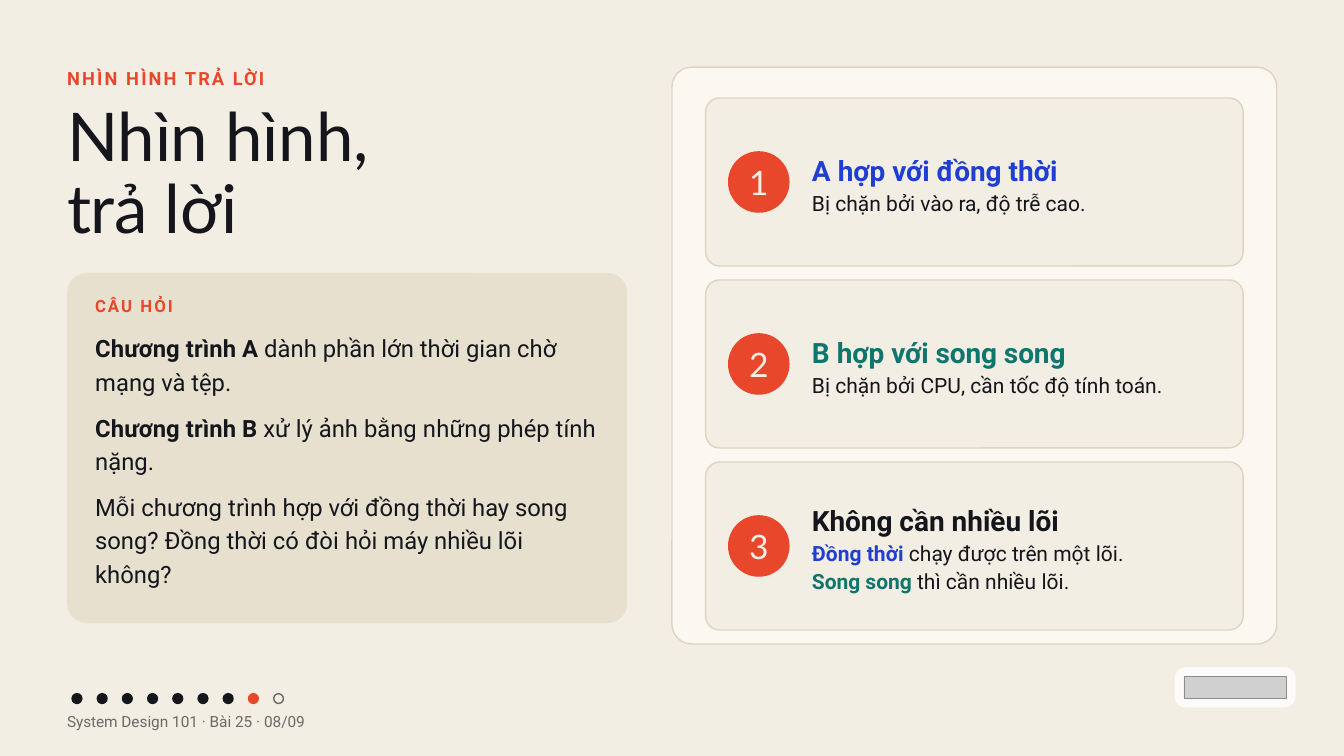
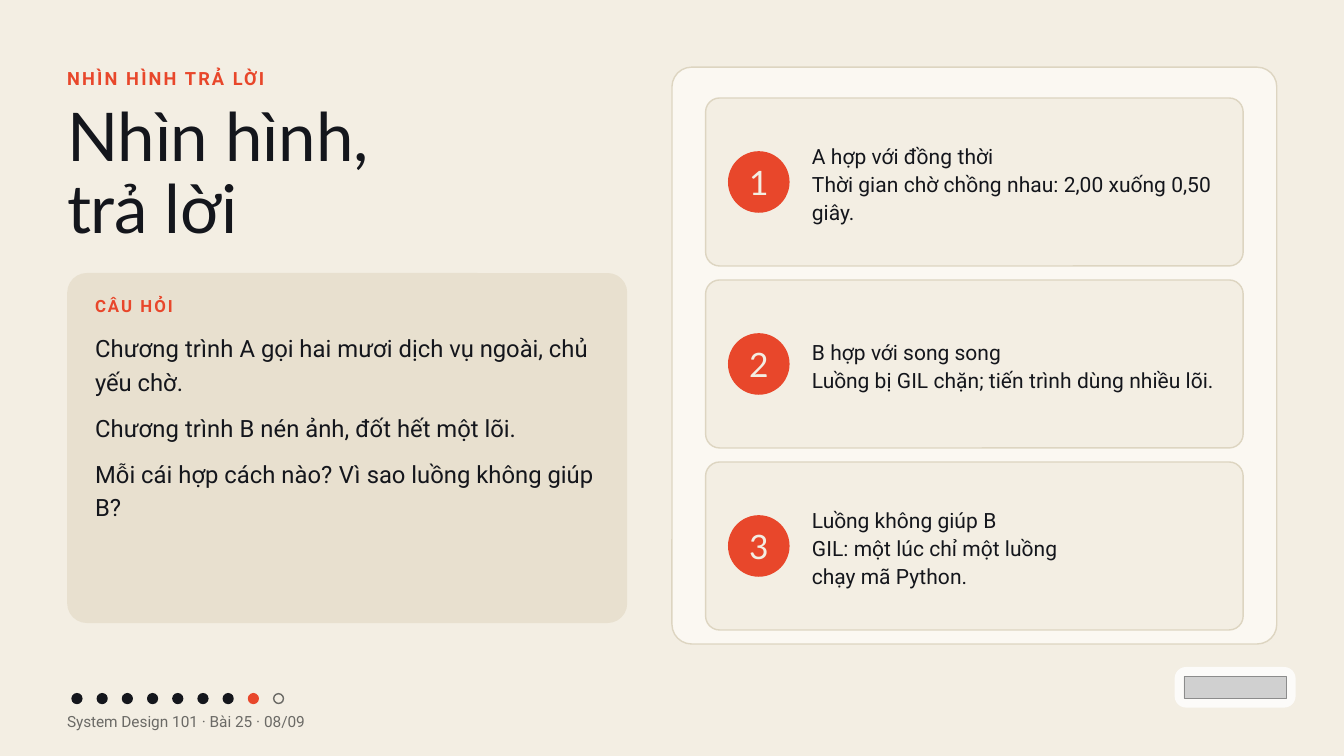
Before and after one commit to vohoailinh90/tool-marketing-studio, a slide deck: slide 8 of system-design-101/vi/lessons/sd-10-025/slides/sd-10-025.pptx. Drawn at 1344x756 pixels with LibreOffice and Linux fonts; fonts in the diff are those of the drawing; grey boxes stand for pictures. Boxes give left, top, right and bottom in pixels: in the first picture for what was removed or moved away, otherwise in the second. Text is boxed around its words. In the diff, an @@ line names an element or a change of style, - is before the commit and + after.

```diff
--- a/system-design-101/vi/lessons/sd-10-025/slides/sd-10-025.pptx
+++ b/system-design-101/vi/lessons/sd-10-025/slides/sd-10-025.pptx
@@ text at (812,147,994,169): size 30 to 22.5 pt, text colour #1F3FD1 to #14161C, bold off in "A hợp với đồng thời"; letter spacing -0.1 to 0.1 pt in "A"; letter spacing 0 to 0.1 pt in "đồng"; line spacing 40.5pt to 30.4pt @@
@@ text at (812,174,1211,225): text changed @@
-Bị chặn bởi vào ra, độ trễ cao.
+Thời gian chờ chồng nhau: 2,00 xuống 0,50 giây.
@@ text at (95,337,594,516): text changed @@
-Chương trình A dành phần lớn thời gian chờ mạng và tệp.
-Chương trình B xử lý ảnh bằng những phép tính nặng.
-Mỗi chương trình hợp với đồng thời hay song song? Đồng thời có đòi hỏi máy nhiều lõi không?
+Chương trình A gọi hai mươi dịch vụ ngoài, chủ yếu chờ.
+Chương trình B nén ảnh, đốt hết một lõi.
+Mỗi cái hợp cách nào? Vì sao luồng không giúp B?
@@ text at (812,344,1001,365): size 30 to 22.5 pt, text colour #0F766E to #14161C, bold off in "B hợp với song song"; letter spacing -0.1 to 0 pt in "song song"; line spacing 40.5pt to 30.4pt @@
@@ text at (812,370,1214,393): text changed @@
-Bị chặn bởi CPU, cần tốc độ tính toán.
+Luồng bị GIL chặn; tiến trình dùng nhiều lõi.
@@ text at (812,511,1057,589): text changed @@
-Không cần nhiều lõi
-Đồng thời chạy được trên một lõi.
-Song song thì cần nhiều lõi.
+Luồng không giúp B
+GIL: một lúc chỉ một luồng
+chạy mã Python.
```
Also in this commit, not shown: 8 other slides changed.
